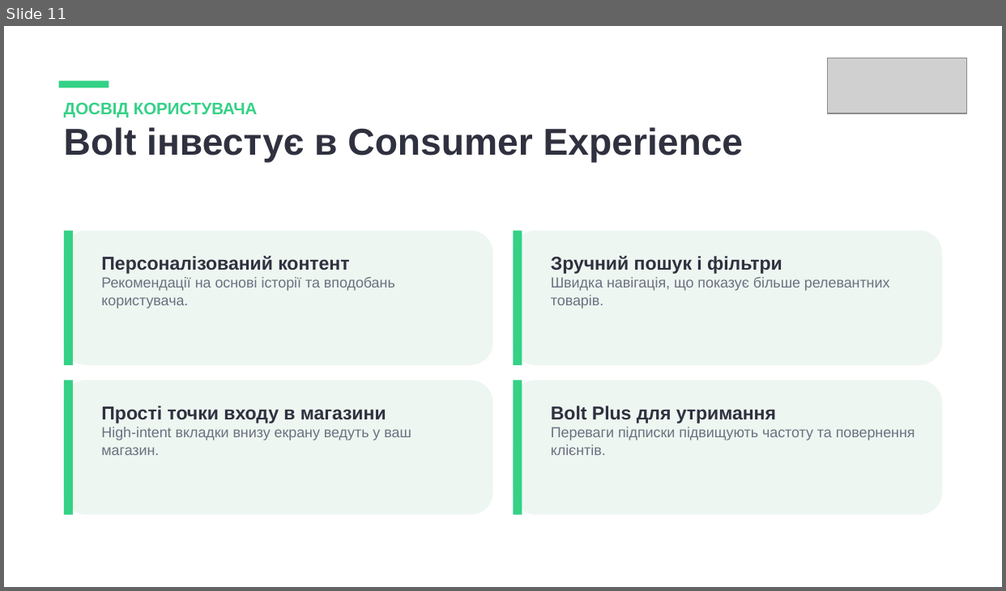
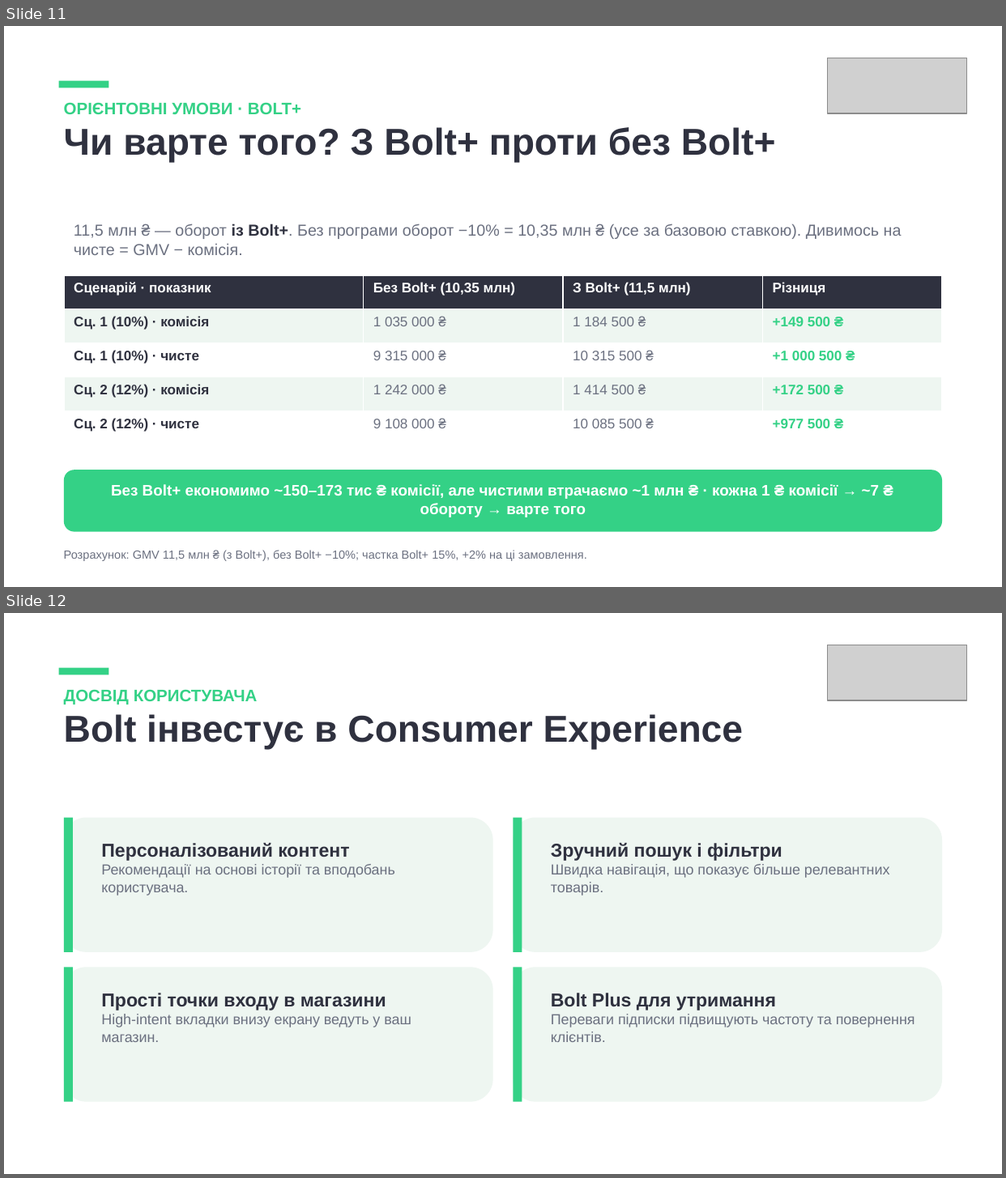
Before and after one commit to yuliianikolaieva/getplaced-report, a slide deck: Master-Zoo-Bolt-Food-Partnership.pptx. Shown one above the other, each under a label of ours: slide 11 before the commit, slides 11 and 12 after it. The pictures are 1006x591 and 1006x1178 pixels, drawn with LibreOffice and Linux fonts; fonts in the diff are those of the drawing; grey boxes stand for pictures. Boxes give left, top, right and bottom in pixels: in the first picture for what was removed or moved away, otherwise in the second. Text is boxed around its words. In the diff, an @@ line names an element or a change of style, - is before the commit and + after.

```diff
--- a/Master-Zoo-Bolt-Food-Partnership.pptx
+++ b/Master-Zoo-Bolt-Food-Partnership.pptx
@@ slide 11 added at box(4, 26, 1002, 587), background #FFFFFF @@
@@ picture added at box(827, 58, 967, 113) @@
@@ rectangle added at box(59, 81, 108, 88), fill #34D186 @@
@@ text added at box(64, 102, 776, 163), 27 pt, text #2F313F, bold @@
+ОРІЄНТОВНІ УМОВИ · BOLT+
+Чи варте того? З Bolt+ проти без Bolt+
@@ text added at box(74, 224, 901, 255), 11.5 pt, text #6B7080 @@
+11,5 млн ₴ — оборот із Bolt+. Без програми оборот −10% = 10,35 млн ₴ (усе за базовою ставкою). Дивимось на чисте = GMV − комісія.
@@ table added at box(64, 275, 942, 445), 5 rows, 4 columns @@
+Сценарій · показник | Без Bolt+ (10,35 млн) | З Bolt+ (11,5 млн) | Різниця
+Сц. 1 (10%) · комісія | 1 035 000 ₴ | 1 184 500 ₴ | +149 500 ₴
+Сц. 1 (10%) · чисте | 9 315 000 ₴ | 10 315 500 ₴ | +1 000 500 ₴
+Сц. 2 (12%) · комісія | 1 242 000 ₴ | 1 414 500 ₴ | +172 500 ₴
+Сц. 2 (12%) · чисте | 9 108 000 ₴ | 10 085 500 ₴ | +977 500 ₴
@@ rounded rectangle added at box(64, 470, 942, 532), fill #34D186 @@
@@ text added at box(111, 484, 879, 518), 11 pt, text #FFFFFF, bold @@
+Без Bolt+ економимо ~150–173 тис ₴ комісії, але чистими втрачаємо ~1 млн ₴ · кожна 1 ₴ комісії → ~7 ₴ обороту → варте того
@@ text added at box(64, 550, 587, 561), 8.5 pt, text #6B7080 @@
+Розрахунок: GMV 11,5 млн ₴ (з Bolt+), без Bolt+ −10%; частка Bolt+ 15%, +2% на ці замовлення.
@@ what was slide 11 is now slide 12 @@
```
Also in this commit, not shown: 1 slide changed, 1 other file.
